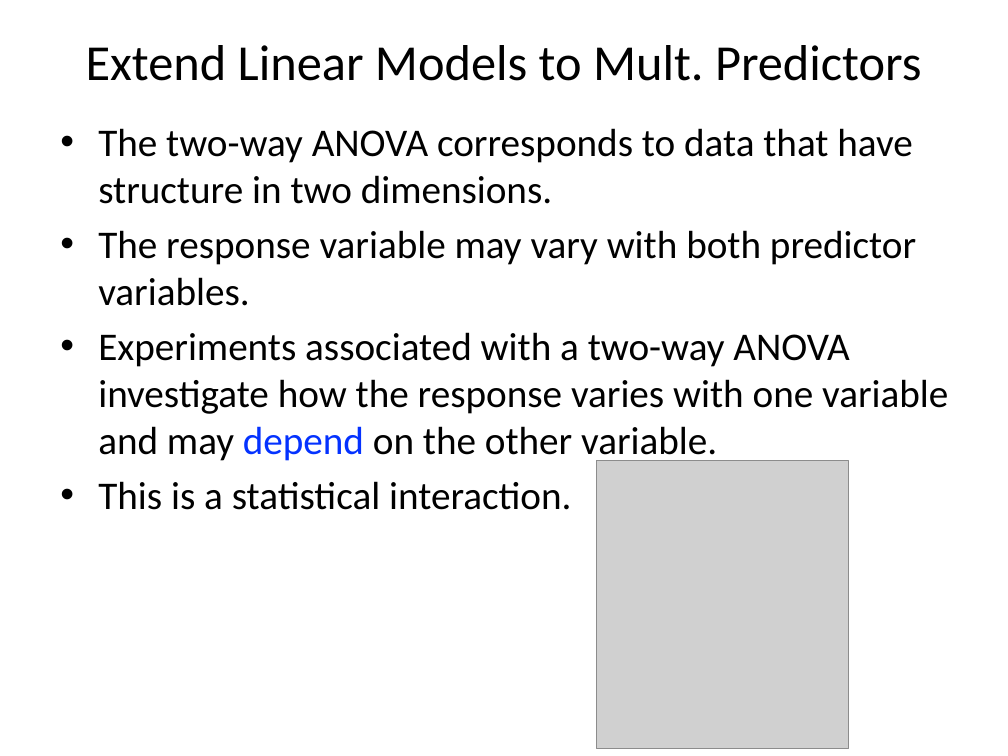
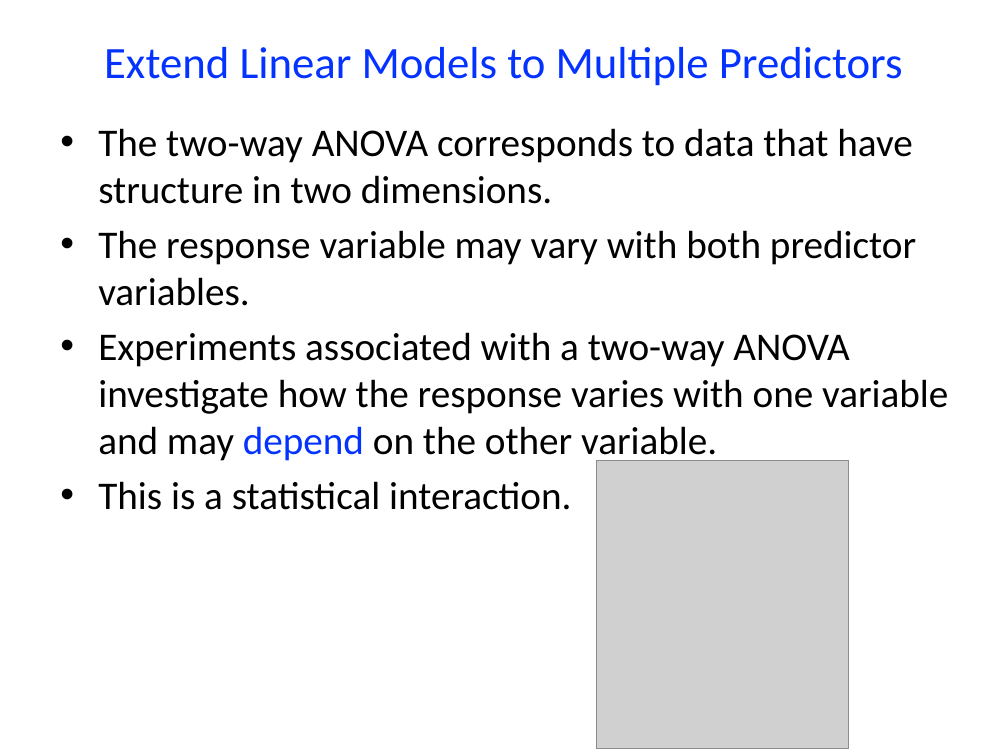
Before and after one commit to cmgienger/6-2WayANOVA, a slide deck: slide 2 of 6-2Way_ANOVA.pptx. Drawn at 1008x756 pixels with LibreOffice and Linux fonts; fonts in the diff are those of the drawing; grey boxes stand for pictures. Boxes give left, top, right and bottom in pixels: in the first picture for what was removed or moved away, otherwise in the second. Text is boxed around its words. In the diff, an @@ line names an element or a change of style, - is before the commit and + after.

```diff
--- a/6-2Way_ANOVA.pptx
+++ b/6-2Way_ANOVA.pptx
@@ title at (x1=104, y1=47, x2=903, y2=86): text changed; size 36 to 32 pt; text colour #000000 to #0432FF @@
-Extend Linear Models to Mult. Predictors
+Extend Linear Models to Multiple Predictors
```
Also in this commit, not shown: 6 other slides changed, 1 slide removed, 3 other files.
